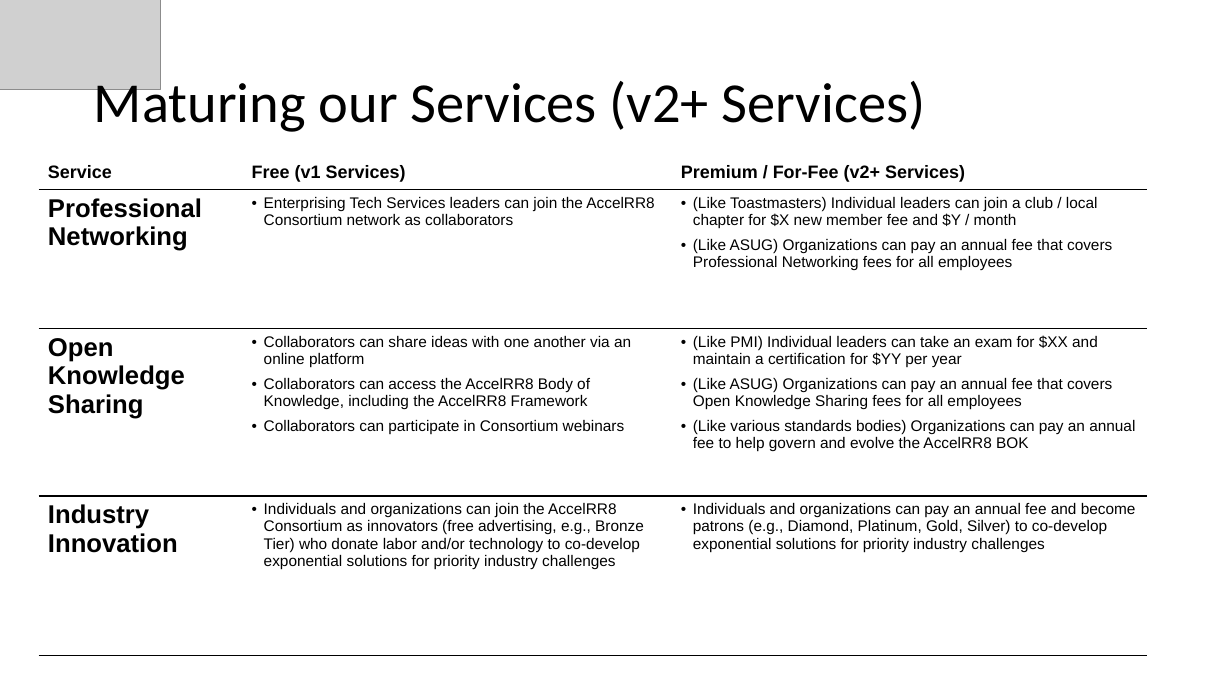
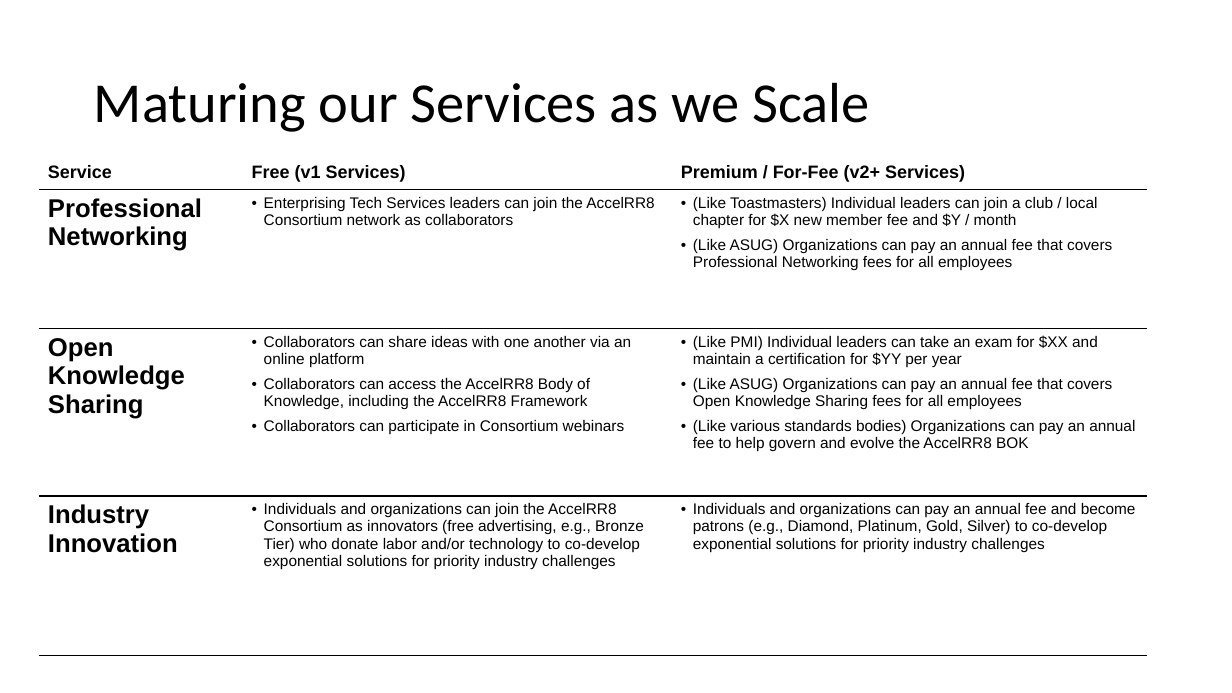
Before and after one commit to AccelRR8-Consortium-NonProfit/Management-Public, a slide deck: slide 6 of docs/2_Value_Creation/2a_Product/2a_Product_Management_Plan.pptx (slide 8 before the commit). Drawn at 1232x693 pixels with LibreOffice and Linux fonts; fonts in the diff are those of the drawing; grey boxes stand for pictures; background and template pictures are left out. Boxes give left, top, right and bottom in pixels: in the first picture for what was removed or moved away, otherwise in the second. Text is boxed around its words. In the diff, an @@ line names an element or a change of style, - is before the commit and + after.

```diff
--- a/docs/2_Value_Creation/2a_Product/2a_Product_Management_Plan.pptx
+++ b/docs/2_Value_Creation/2a_Product/2a_Product_Management_Plan.pptx
@@ picture removed at (0,0,161,90) @@
@@ title at (94,82,869,132): text changed @@
-Maturing our Services (v2+ Services)
+Maturing our Services as we Scale
```
Also in this commit, not shown: 4 other slides changed, 4 slides removed, 8 other files.
